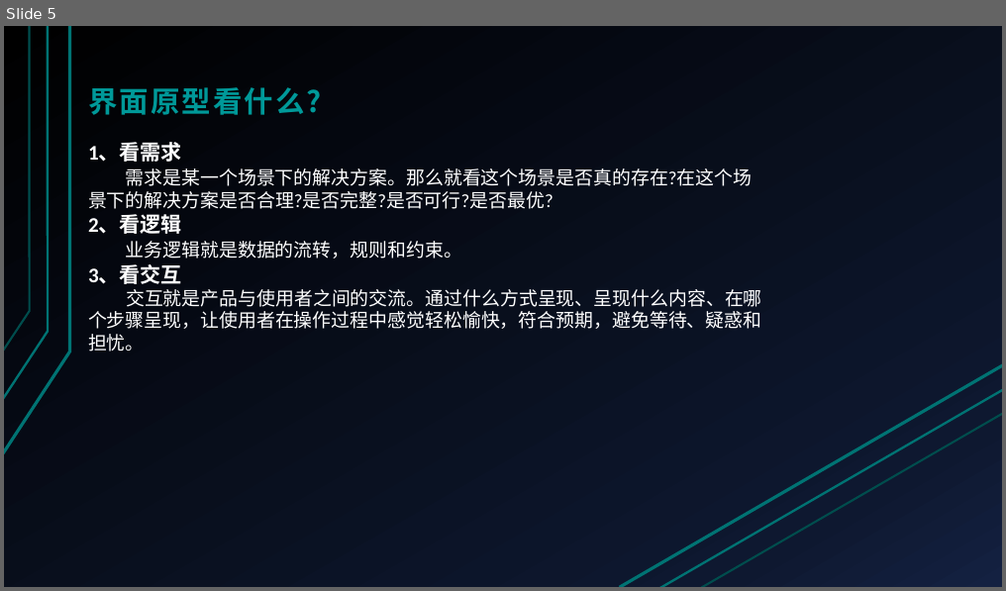
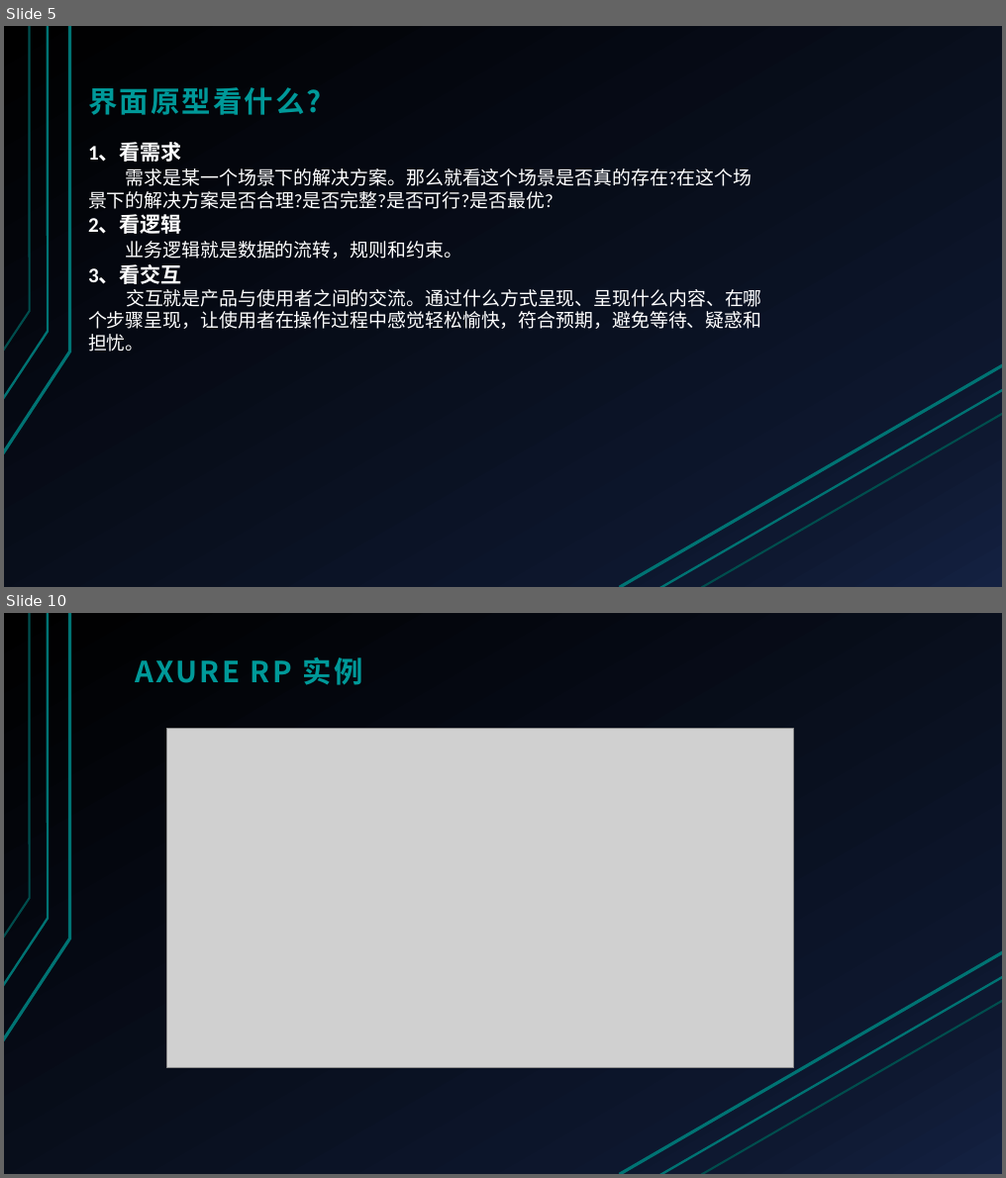
Before and after one commit to KINNNNNNG/G13, a slide deck: PPT/UML翻转课堂PPT/PRD-2016-G13-UML基础Ⅱ-界面原型-1.0.pptx. Shown one above the other, each under a label of ours: slide 5 before the commit, slides 5 and 10 after it; the slides between them are not shown. The pictures are 1006x591 and 1006x1178 pixels, drawn with LibreOffice and Linux fonts; fonts in the diff are those of the drawing; grey boxes stand for pictures. Boxes give left, top, right and bottom in pixels: in the first picture for what was removed or moved away, otherwise in the second. Text is boxed around its words. In the diff, an @@ line names an element or a change of style, - is before the commit and + after.

```diff
--- a/PPT/UML翻转课堂PPT/PRD-2016-G13-UML基础Ⅱ-界面原型-1.0.pptx
+++ b/PPT/UML翻转课堂PPT/PRD-2016-G13-UML基础Ⅱ-界面原型-1.0.pptx
@@ slide 10 added at bbox=[4, 613, 1002, 1174], background gradient #000000 to #0F1931 to #142242; not listed: 6 template elements that a slide beside it also shows @@
@@ text added at bbox=[136, 658, 363, 685], 28 pt, text #009999, bold @@
+AXURE RP 实例
@@ picture added at bbox=[167, 729, 794, 1068] @@
```
Also in this commit, not shown: 7 slides changed.
